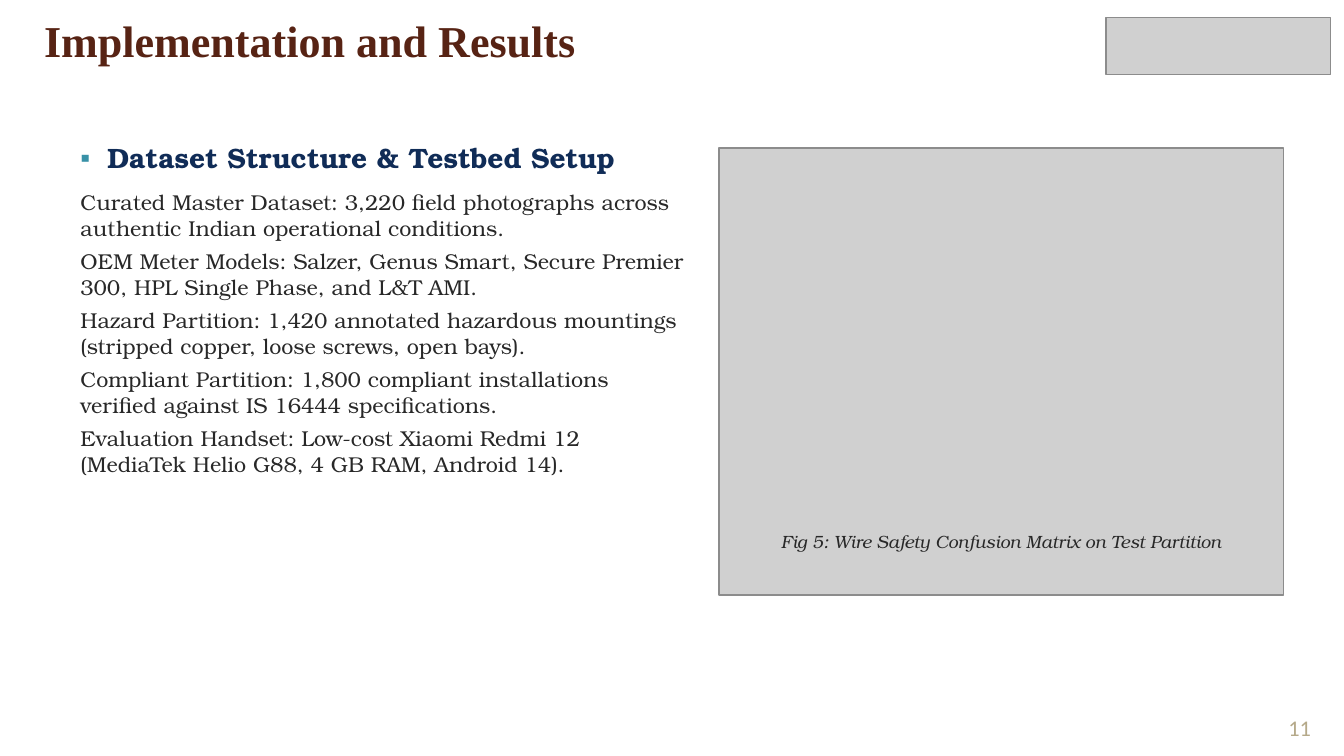
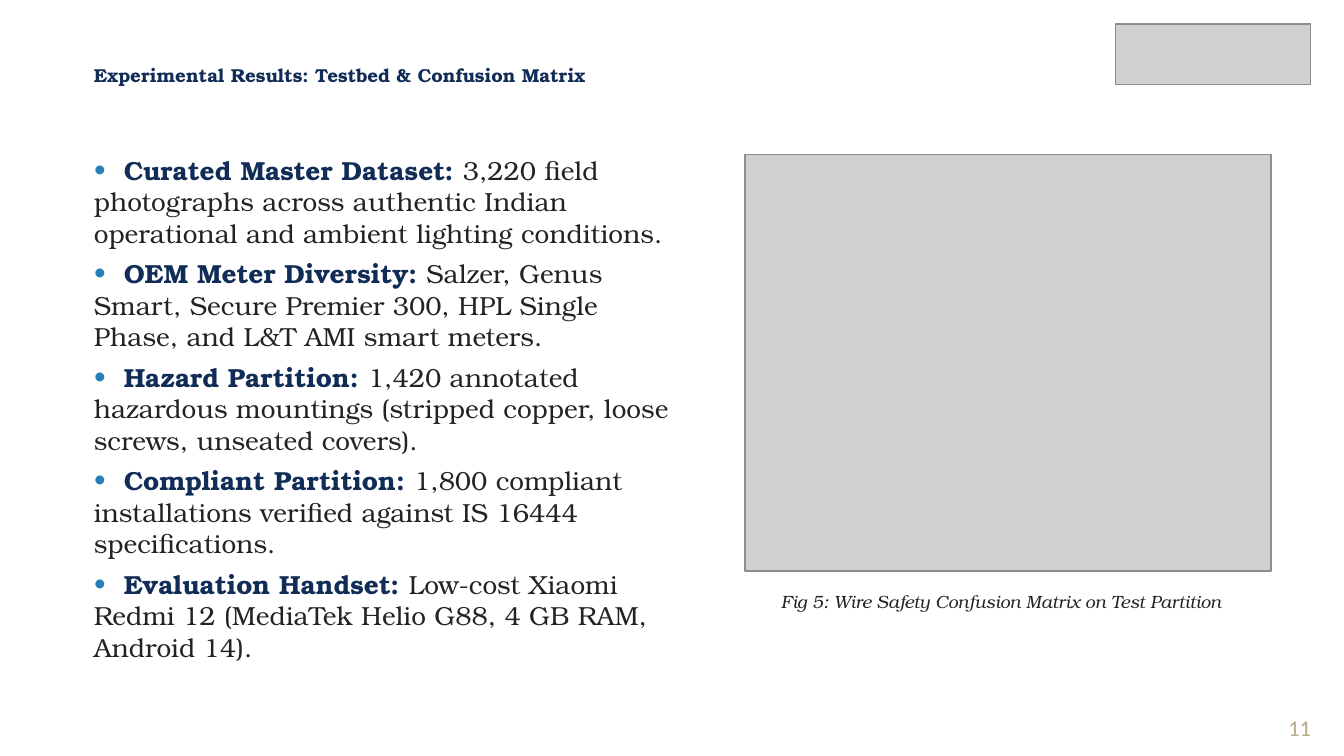
Before and after one commit to frankmathewsajan/psychic-spark, a slide deck: slide 11 of docs/presentation/Capstone_Final_Review_Presentation.pptx. Drawn at 1344x756 pixels with LibreOffice and Linux fonts; fonts in the diff are those of the drawing; grey boxes stand for pictures; background and template pictures are left out. Boxes give left, top, right and bottom in pixels: in the first picture for what was removed or moved away, otherwise in the second. Text is boxed around its words. In the diff, an @@ line names an element or a change of style, - is before the commit and + after.

Commit message:
fix(presentation-report): diagonal logo scaling, uniform bullets, abbreviations split, and layout perfection

```diff
--- a/docs/presentation/Capstone_Final_Review_Presentation.pptx
+++ b/docs/presentation/Capstone_Final_Review_Presentation.pptx
@@ picture: place and size @@
-picture at (1106, 17, 1331, 74)
+picture at (1116, 24, 1310, 85)
@@ text at (94, 67, 586, 86): text changed; size 23.6 to 10 pt; font Times New Roman to TeX Gyre Bonum; text colour #572314 to #102C57 @@
-Implementation and Results
+Experimental Results: Testbed & Confusion Matrix
@@ text at (94, 161, 668, 661): text changed; size 11.5 to 14 pt; text colour #282828 to #232323 @@
-▪ Dataset Structure & Testbed Setup
-Curated Master Dataset: 3,220 field photographs across authentic Indian operational conditions.
-OEM Meter Models: Salzer, Genus Smart, Secure Premier 300, HPL Single Phase, and L&T AMI.
-Hazard Partition: 1,420 annotated hazardous mountings (stripped copper, loose screws, open bays).
-Compliant Partition: 1,800 compliant installations verified against IS 16444 specifications.
-Evaluation Handset: Low-cost Xiaomi Redmi 12 (MediaTek Helio G88, 4 GB RAM, Android 14).
+• Curated Master Dataset: 3,220 field photographs across authentic Indian operational and ambient lighting conditions.
+• OEM Meter Diversity: Salzer, Genus Smart, Secure Premier 300, HPL Single Phase, and L&T AMI smart meters.
+• Hazard Partition: 1,420 annotated hazardous mountings (stripped copper, loose screws, unseated covers).
+• Compliant Partition: 1,800 compliant installations verified against IS 16444 specifications.
+• Evaluation Handset: Low-cost Xiaomi Redmi 12 (MediaTek Helio G88, 4 GB RAM, Android 14).
@@ picture: place and size @@
-picture at (719, 148, 1284, 595)
+picture at (745, 155, 1270, 571)
@@ text "Fig 5: Wire Safety Confusion ...": place and size @@
-text "Fig 5: Wire Safety Confusion ..." at (781, 535, 1221, 552)
+text "Fig 5: Wire Safety Confusion ..." at (781, 595, 1221, 612)
@@ text "Fig 5: Wire Safety Confusion ..." at (781, 595, 1221, 612): text colour #282828 to #232323 @@
```
Also in this commit, not shown: 15 other slides changed, 4 other files.
